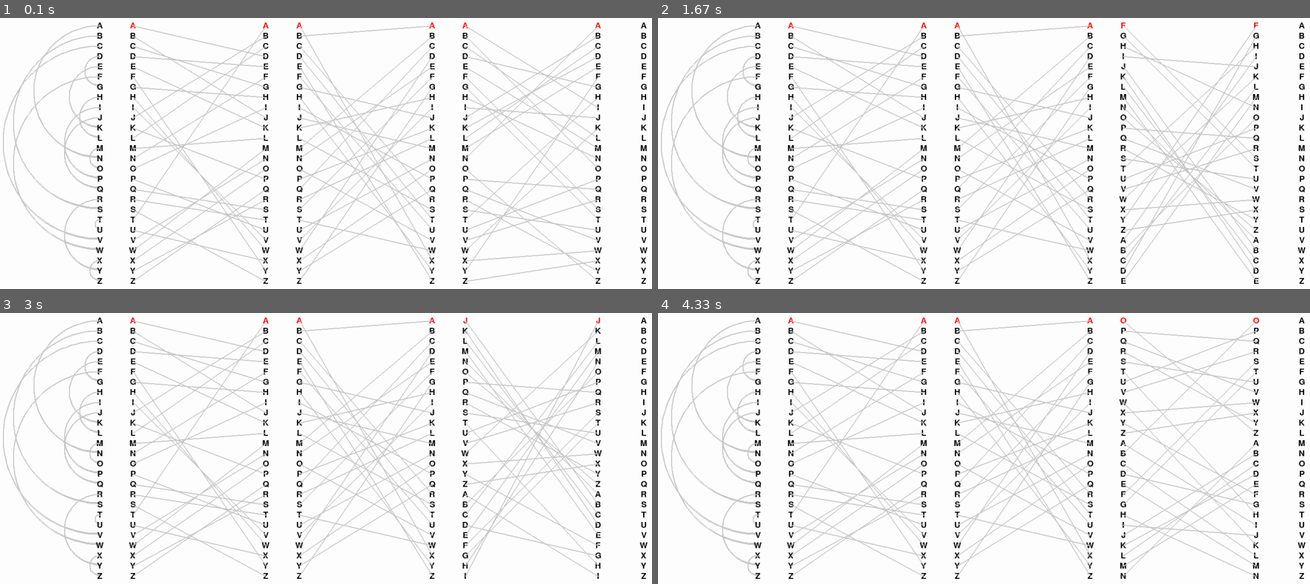
Above: before the commit, frames 1-4 (two rows, left to right).
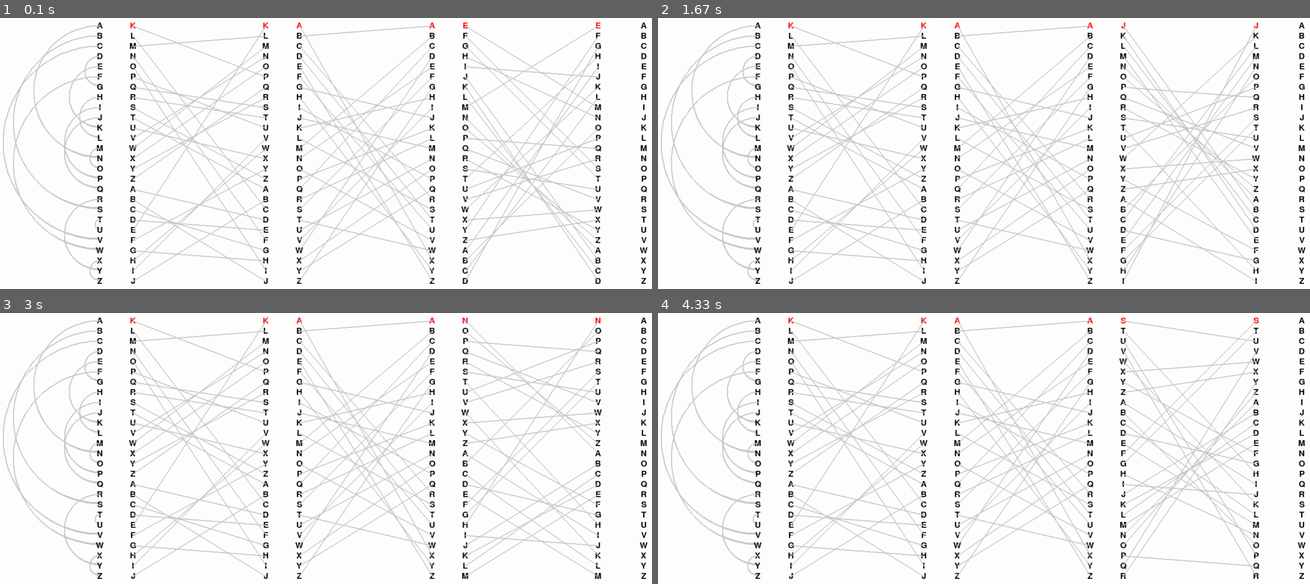
Above: after the commit, the same moments.

Repository: somethingpolo/PyGameEnigma
Game: pygame game, started from main.py
Same seed, same stepped clock (60 frames per second), same inputs: the game is played once before the commit and once after it.
Inputs:
- Up to frame 1 (0.1 s): no input
- Up to frame 2 (1.67 s): tap Enter at 0.33 s; tap Space at 0.67, 1.07, 1.37, 1.57 s
- Up to frame 3 (3 s): tap Space at 1.9, 2.2, 2.4, 2.7, 2.97 s
- Up to frame 4 (4.33 s): tap Space at 3.3, 3.6, 3.73, 4.13 s

The runs differ from the first frame. In frame 1, 8.3% of the frame differs, in the area x 19-93%, y 1-99%; in frame 2, 8.3%; in frame 3, 8.3%; in frame 4, 8.3%.

Commit message:
Added bombe

Diff:
--- /dev/null
+++ b/bombe.py
@@ -0,0 +1,172 @@
+from rotor import *
+from reflector import *
+
+
+def encode(plaintext, rArr, ref, counter):
+    cIndexes = []
+    for c in range(len(plaintext.upper())):
+        cIndexes.append(list(string.ascii_uppercase).index(plaintext[c]))
+
+    # forwards
+    for r in range(len(rArr)):
+        for c in range(len(cIndexes)):
+            cIndexes[c] = rArr[r].forward(cIndexes[c])
+
+    # reflector
+    for c in range(len(cIndexes)):
+        cIndexes[c] = ref.enter(cIndexes[c])
+
+    # backwards
+    for r in range(len(rArr)-1, -1, -1):
+        for c in range(len(cIndexes)):
+            cIndexes[c] = rArr[r].backward(cIndexes[c])
+
+    # convert from indexes to string
+    outputStr = ""
+    for c in cIndexes:
+        outputStr += string.ascii_uppercase[c]
+    return outputStr
+
+def rotateRotors(counter, rArr):
+    counter += 1
+    rArr[0].rotateAway()
+    if counter % 26 == 0:
+        rArr[1].rotateAway()
+    if counter % (26 * 26) == 0:
+        rArr[2].rotateAway()
+    return counter
+
+
+class Bombe:
+
+    def __init__(self) -> None:
+        self.rotor1 = Rotor(11, 1)
+        self.rotor2 = Rotor(22, 2)
+        self.rotor3 = Rotor(33, 3)
+        self.reflector = Reflector(44)
+        self.rotorArray = [self.rotor1, self.rotor2, self.rotor3]
+
+        self.rotor_offsets = [0, 0, 0] # the current offsets
+
+        # test settings
+        # rotor_offsets = [4, 0, 10]
+        self.cipher = "NYZMVYBKGIQVO" # HEYHELLOTHERE
+        self.known = "HELLO"
+
+        self.cipher = input("Enter ciphertext: ").strip().upper()
+        self.known = input("Input known part: ").strip().upper()
+
+        self.possible_settings = []
+
+        self.find_crib()
+        self.run()
+
+
+    def run(self):
+        print("Running Bombe...")
+        while True:
+            # test current offset
+            self.test_offset()
+
+            # go to next offset
+            self.rotor_offsets[0] = (self.rotor_offsets[0] + 1) % 26
+            if self.rotor_offsets[0] == 0:
+                self.rotor_offsets[1] = (self.rotor_offsets[1] + 1) % 26
+                if self.rotor_offsets[1] == 0:
+                    self.rotor_offsets[2] = (self.rotor_offsets[2] + 1) % 26
+
+            # end condition
+            if self.rotor_offsets == [0, 0, 0]:
+                print("Done!")
+
+                if not self.possible_settings:
+                    print("Error, nothing found !")
+
+                for setting in self.possible_settings:
+                    print("Setting: ", setting, " | ", self.print_plain(*setting))
+                break
+
+
+    def find_crib(self):
+        self.crib_positions = []
+        self.cipher_len = len(self.cipher)
+        self.known_len = len(self.known)
+
+        for i in range(self.cipher_len - self.known_len + 1):
+            possible = True
+            for j in range(self.known_len):
+                # if maps to itself reject
+                if self.cipher[i + j] == self.known[j]:
+                    possible = False
+                    break
+            if possible:
+                self.crib_positions.append(i)
+
+
+    def test_offset(self):
+        # go through each crib
+        for start in self.crib_positions:
+            # set start position
+            self.rotor1.setPosition(self.rotor_offsets[0])
+            self.rotor2.setPosition(self.rotor_offsets[1])
+            self.rotor3.setPosition(self.rotor_offsets[2])
+
+            self.counter = 0
+
+            # match to start of crib
+            for _ in range(start):
+                self.counter = rotateRotors(self.counter, self.rotorArray)
+
+            # is this setting good for the crib
+            possible = True
+
+            # go through each char of the known
+            for i in range(self.known_len):
+                c = self.cipher[start + i]  # actual cipher
+                p = self.known[i]           # known plain
+                # cipher after running plain through machine
+                c_found = encode(
+                    p,
+                    self.rotorArray,
+                    self.reflector,
+                    self.counter
+                )
+
+                if (c_found != c):
+                    # not correct
+                    possible = False
+                    break
+
+                # next position for next char
+                rotateRotors(0, self.rotorArray)
+
+            if possible:
+                print("Possible setting: ", self.rotor_offsets)
+                self.possible_settings.append(self.rotor_offsets.copy())
+
+
+    def print_plain(self, rot1, rot2, rot3):
+        self.rotor1.setPosition(rot1)
+        self.rotor2.setPosition(rot2)
+        self.rotor3.setPosition(rot3)
+
+        plain = ""
+        self.counter = 0
+        for c in self.cipher:
+            p_found = encode(
+                    c,
+                    self.rotorArray,
+                    self.reflector,
+                    self.counter
+                )
+            plain = plain + p_found
+
+            # next position for next char
+            self.counter = rotateRotors(self.counter, self.rotorArray)
+
+        return plain
+
+
+if __name__ == "__main__":
+    app = Bombe()
+    print("Exit...")
--- a/main.py
+++ b/main.py
@@ -193,7 +193,14 @@
 
 # Initial rotor configurations and offsets``
 rotors = [list(letters), list(letters), list(letters)]
-rotor_offsets = [0, 0, 0]
+rotor_offsets = [4, 0, 10]
+rotor1.setPosition(rotor_offsets[0])
+rotor2.setPosition(rotor_offsets[1])
+rotor3.setPosition(rotor_offsets[2])
+rotor1.rotorToString()
+rotor2.rotorToString()
+rotor3.rotorToString()
+
 
 # Variable to track the last key pressed
 pressed_key = None
--- a/reflector.py
+++ b/reflector.py
@@ -25,7 +25,7 @@
                 self.map[target] = i
                 arr.pop(arr.index(target))
                 arr.pop(arr.index(i))
-        self.reflectorToString()
+        # self.reflectorToString()
 
     # reflect the signal
     def enter(self, inputIndex):
--- a/rotor.py
+++ b/rotor.py
@@ -5,15 +5,12 @@
 
 class Rotor:
     def __init__(self, seed=-1, rotorNumber=None):
-        # set seed
-        if seed != -1:
-            random.seed(seed)
 
-        arr = list(range(26))
-        random.shuffle(arr)
-        self.map = arr
-        self.rotorNumber = rotorNumber
-        self.rotorToString()
+        self.seed = seed                # set seed
+        self.setPosition(0)             # set rotation
+        self.rotorNumber = rotorNumber  # set number
+
+        # self.rotorToString() # print
 
     # path through the rotors before signal reaches reflector
     def forward(self, inputIndex):
@@ -49,3 +46,18 @@
                 self.map[i] = 25
             else:
                 self.map[i] -= 1
+
+    # to set the rotor position
+    def setPosition(self, pos):
+        pos = pos % 26
+
+        # set seed
+        if self.seed != -1:
+            random.seed(self.seed)
+
+        arr = list(range(26))
+        random.shuffle(arr)
+        self.map = arr
+
+        for _ in range(pos):
+            self.rotateAway()
